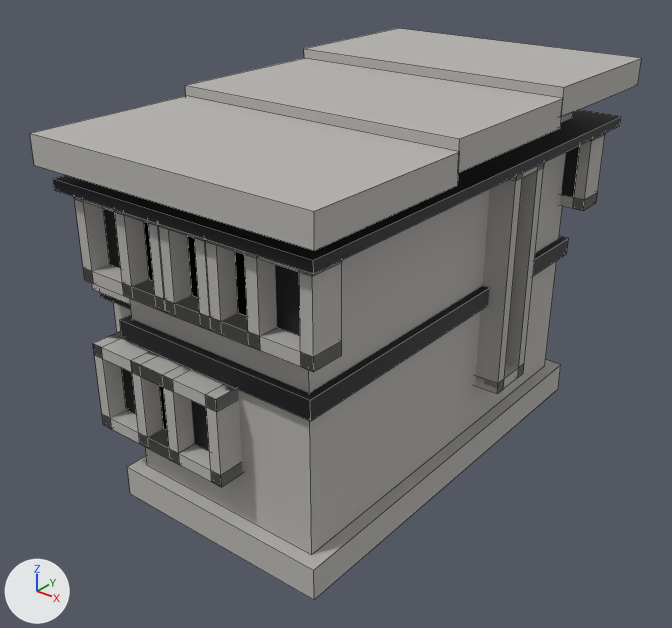
Before and after pictures for a commit that changed the FBX model Assets/_Project/04.Art/02.Models/Building/SM_House04.fbx.
One viewpoint serves both versions: a 50 mm camera at (10.24, -12.49, 10.22) aimed at (0.55, -0.38, 2.71). Every picture has the same lights, and +X, +Y and +Z are marked at lower left. The older version comes first. Mesh edges are drawn as thin lines. Where no turn or scale is listed for an object, it has been applied to the vertices. Vertices at exactly the same position are counted once.

Objects in the first picture: 'SM_House04'.
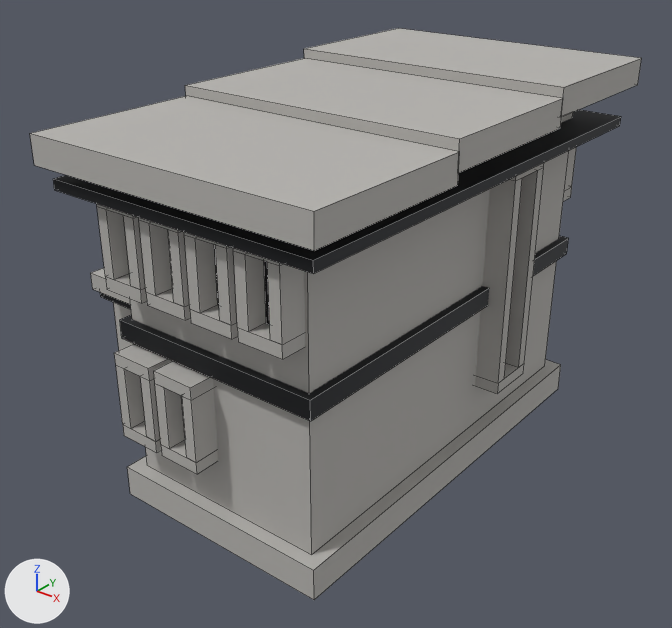
Location of each change, (x1, y1, x2, y2) in pixels of the pictures (672 x 628 px; the box of a moved part takes in the faces that stretch with it):
part 1 of me_sm_house04, rebuilt: before (560, 133, 605, 210); after (563, 147, 576, 201)
part 2 of me_sm_house04, rebuilt: before (93, 331, 195, 464); after (114, 344, 171, 453)
part 3 of me_sm_house04, rebuilt: before (74, 197, 165, 312); after (97, 204, 147, 303)
part 4 of me_sm_house04, rebuilt: before (158, 225, 277, 350); after (184, 232, 238, 339)
part 5 of me_sm_house04, rebuilt (42% narrower, 17% shorter): before (131, 351, 243, 487); after (154, 361, 218, 474)
part 6 of me_sm_house04, rebuilt: before (114, 209, 211, 331); after (139, 218, 190, 320)
part 7 of me_sm_house04, rebuilt (47% narrower, 16% shorter): before (205, 239, 342, 372); after (233, 248, 305, 359)
part 8 of me_sm_house04, deleted (mostly hidden): before (103, 145, 580, 451)
part 9 of me_sm_house04, moved or reshaped: before (475, 163, 544, 394); after (476, 167, 544, 383)

The change, as a diff of the scene's bpy script:
```diff
--- a/Assets/_Project/04.Art/02.Models/Building/SM_House04.fbx.py
+++ b/Assets/_Project/04.Art/02.Models/Building/SM_House04.fbx.py
@@ me_sm_house04 @@
 # used by ob_sm_house04; location = (0.0, 0.0, 0.0)
-me_sm_house04.from_pydata(...)  # 496 vertices, 450 faces; spans x -2.85..3.69, y -4.7..4.71, z 0.0..6.98
+me_sm_house04.from_pydata(...)  # 444 vertices, 450 faces; spans x -2.85..3.69, y -4.7..4.71, z 0.0..6.98
+# me_sm_house04 part 1: the loose piece of 24 vertices spanning x 1.42..3.33, y 3.74..4.33, z 4.2..5.79 is rebuilt with 28 vertices and now spans x 1.96..2.79, y 3.74..4.33, z 4.2..5.79
+# me_sm_house04 part 2: the loose piece of 24 vertices spanning x -1.43..0.48, y -4.33..-3.74, z 1.48..3.07 is rebuilt with 28 vertices and now spans x -0.89..-0.06, y -4.33..-3.74, z 1.48..3.07
+# me_sm_house04 part 3: the loose piece of 24 vertices spanning x -1.43..0.48, y -4.33..-3.74, z 4.2..5.79 is rebuilt with 28 vertices and now spans x -0.89..-0.06, y -4.33..-3.74, z 4.2..5.79
+# me_sm_house04 part 4: the loose piece of 24 vertices spanning x 0.47..2.38, y -4.33..-3.74, z 4.2..5.79 is rebuilt with 28 vertices and now spans x 1.01..1.84, y -4.33..-3.74, z 4.2..5.79
+# me_sm_house04 part 5: the loose piece of 24 vertices spanning x -0.48..1.43, y -4.33..-3.74, z 1.48..3.07 is rebuilt with 28 vertices and now spans x 0.06..0.89, y -4.33..-3.74, z 1.48..3.07
+# me_sm_house04 part 6: the loose piece of 24 vertices spanning x -0.48..1.43, y -4.33..-3.74, z 4.2..5.79 is rebuilt with 28 vertices and now spans x 0.06..0.89, y -4.33..-3.74, z 4.2..5.79
+# me_sm_house04 part 7: the loose piece of 24 vertices spanning x 1.42..3.33, y -4.33..-3.74, z 4.2..5.79 is rebuilt with 28 vertices and now spans x 1.96..2.79, y -4.33..-3.74, z 4.2..5.79
+# me_sm_house04 part 8: 12 loose pieces with 96 vertices, spanning x -1.21..3.11, y -3.98..3.98, z 1.7..5.57, are deleted
+# me_sm_house04 part 9
+# 8 vertices are removed from x 2.73..3.32, y 1.11..1.66, z 1.44..5.72
+# 12 faces are deleted
+# 4 vertices are added at (3.32, 1.11, 1.66), (3.32, 1.11, 5.5), (3.32, 1.66, 1.66), (3.32, 1.66, 5.5)
+# 12 new faces join them, mat_m_mega_concrete (grey #b6b3af)
+# other edits to the shape of me_sm_house04 do not show in these pictures
 me_sm_house04.materials.append(mat_m_mega_concrete)
```
